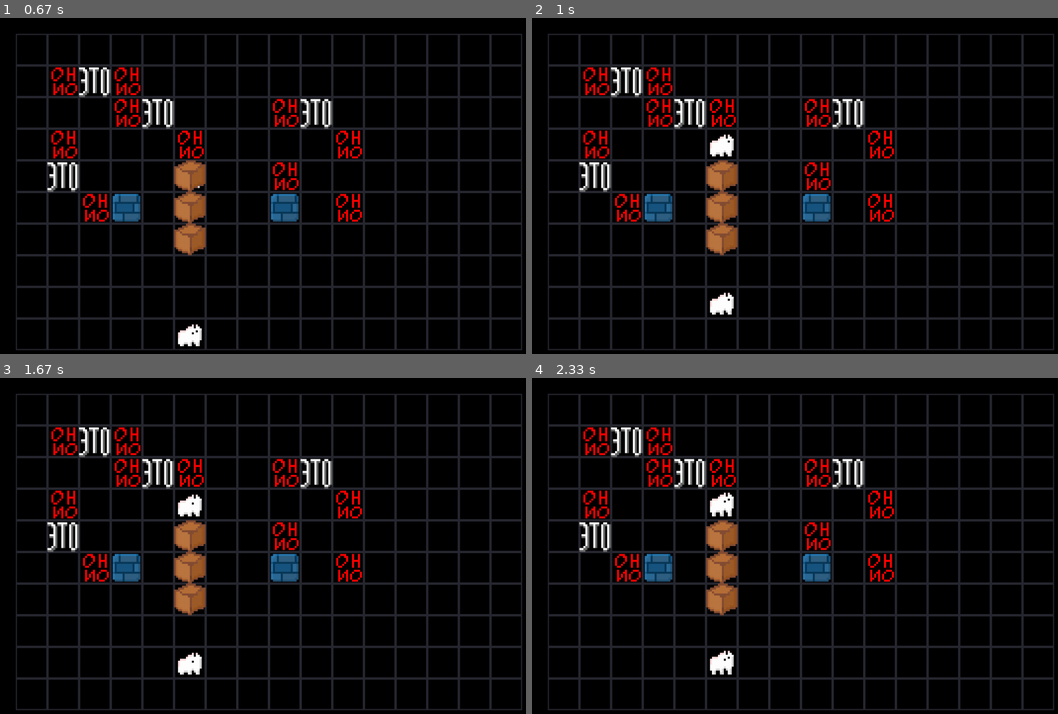
Above: before the commit, frames 1-4 (two rows, left to right).
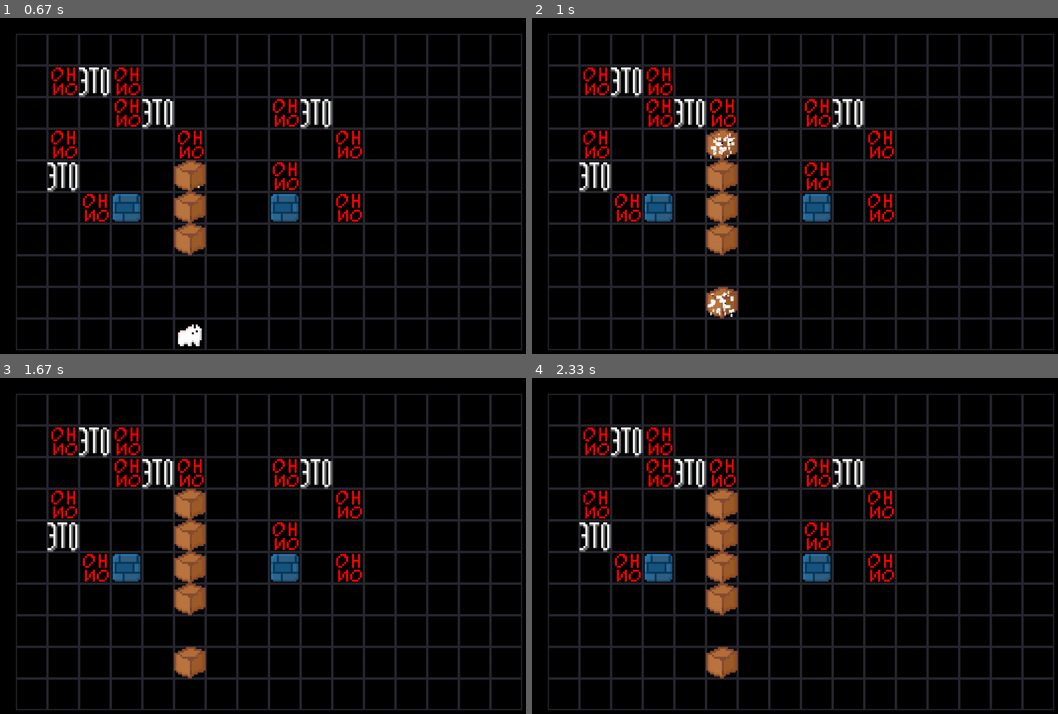
Above: after the commit, the same moments.

Repository: DIVERSIUMx/pygame-project
Game: pygame game, started from main.py
Same seed, same stepped clock (60 frames per second), same inputs: the game is played once before the commit and once after it.
Inputs:
- Up to frame 1 (0.67 s): hold D from 0.33 s (still down)
- Up to frame 2 (1 s): release D at 0.8 s; hold W from 0.83 s (still down)
- Up to frame 3 (1.67 s): release W at 1.13 s
- Up to frame 4 (2.33 s): hold A 1.67-2.2 s; tap K at 1.82 s

Frame 1 is identical in both runs. In frame 2, 0.8% of the frame differs, in the area x 33-40%, y 32-90%; in frame 3, 0.9%; in frame 4, 0.9%.

Commit message:
what is what - sprites

Diff:
--- a/Rules_and_blocks.py
+++ b/Rules_and_blocks.py
@@ -83,15 +83,19 @@
         is_name='IS', object_object=False
 ):
     flag_moris = True
-    if object_object:  # Изменение объектов (пример: wall is box)
-        for x in range(board.width):
-            for y in range(board.height):
-                if board.board[y][x]:
-                    if board.board[y][x][0].name == first_name.capitalize():
-                        print(board.board[y][x][0].name)
-                        print(111111111111)
-                        board.board[y][x][0] = globals()[f"{finish_name}"]
-                        print(board.board[y][x], 'log 3')
+    if object_object:
+        for y, row in enumerate(board.board):
+            for x, cell in enumerate(row):
+                for i in range(len(cell)):
+                    if cell[i].name == first_name.capitalize():
+                        cell[i].die(x * board.cell_size + board.left,
+                                    y * board.cell_size + board.top)
+                        cell[i] = globals()[f"{finish_name}"]
+                        sprite = cell[i].sprite.copy()
+                        sprite.rect.x = x * board.cell_size + board.left
+                        sprite.rect.y = y * board.cell_size + board.top
+                        board.sprites[cell[i].sprite.filename, x * board.cell_size +
+                                      board.left, y * board.cell_size + board.top] = sprite
     elif first_name == 'moris':
         flag_moris = False
         x, y = finish_cord
--- a/tric.py
+++ b/tric.py
@@ -24,7 +24,7 @@
 class MainBoard:
     check_poses: list[tuple[int, int]] = []
     move_sprites: list = []
-    intereaction: list = []  # твой список  WARN:
+    intereaction: list = []
     rules: dict[type, Rule] = dict()
     sprites: dict[tuple[str, int, int], ItemSprite] = dict()
 
@@ -100,6 +100,9 @@
         for data in self.move_sprites:
             self.sprites[data[0]] = cur_sp[data[1]]
             self.sprites[data[0]].move(data[0][1:])
+            if data[1] in self.sprites and data[1] not in list(map(lambda f: f[0], self.move_sprites)):
+                self.sprites.pop(data[1])
+                # cur_sp.pop(data[1])
 
         for i, (x, y) in enumerate(self.check_poses):
             rm_indexes = []
